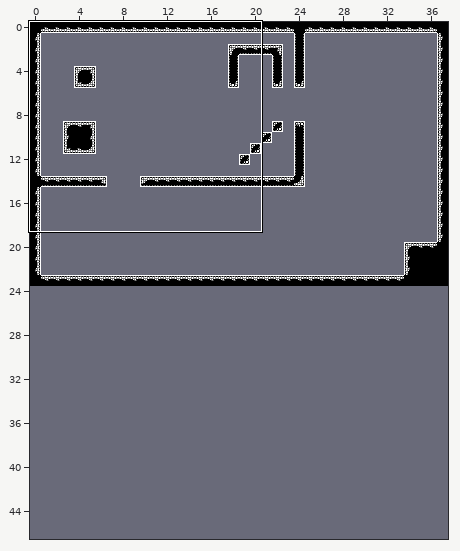
Two versions of a level (LDtk project, src/Resources/Levels/world.ldtk). The picture above shows the old version from afar; the outline marks the close-up.
Close-up. Earlier state:
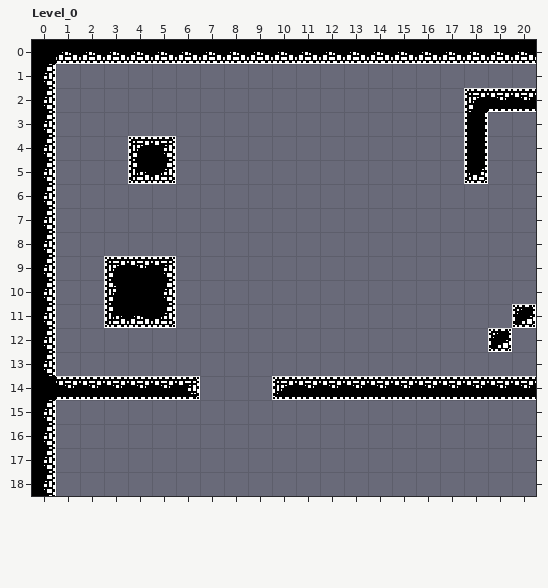
Cells are 16x16 px. Shown: Level_0 x 0..20, y 0..18. The commit also changed other parts of the map, which this record leaves out. The old version is drawn lined up with the new one.
Now the later version:
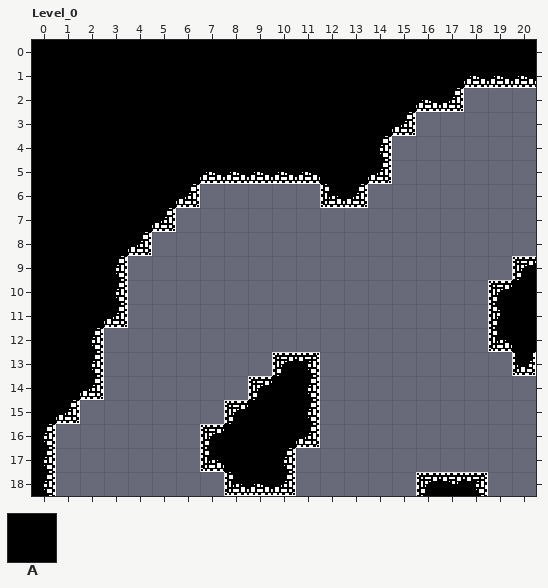
Key: from "Walls": A 1.
_ is an empty cell.
The exact change:
map size 38x24 -> 38x47 cells
Layer "Walls":
y 1: x 1..20 ____________________ -> AAAAAAAAAAAAAAAAAAAA
y 2: x 1..20 _________________AAA -> AAAAAAAAAAAAAAAAA___
y 3: x 1..15 _______________ -> AAAAAAAAAAAAAAA; x 18 A -> _
y 4..5: x 1..3 ___ -> AAA; x 6..14 _________ -> AAAAAAAAA; x 18 A -> _
y 6: x 1..6 ______ -> AAAAAA; x 12..13 __ -> AA
y 7: x 1..5 _____ -> AAAAA
y 8: x 1..4 ____ -> AAAA
y 9: x 1..2 __ -> AA; x 4..5 AA -> __; x 20 _ -> A
y 10: x 1..2 __ -> AA; x 4..5 AA -> __; x 19..20 __ -> AA
y 11: x 1..2 __ -> AA; x 4..5 AA -> __; x 19 _ -> A
y 12: x 1..2 __ -> AA; x 20 _ -> A
y 13: x 1..2 __ -> AA; x 10..11 __ -> AA; x 20 _ -> A
y 14: x 3..6 AAAA -> ____; x 9 _ -> A; x 12..20 AAAAAAAAA -> _________
y 15: x 1 _ -> A; x 8..11 ____ -> AAAA
y 16: x 7..11 _____ -> AAAAA
y 17: x 7..10 ____ -> AAAA
y 18: x 8..10 ___ -> AAA; x 16..18 ___ -> AAA
